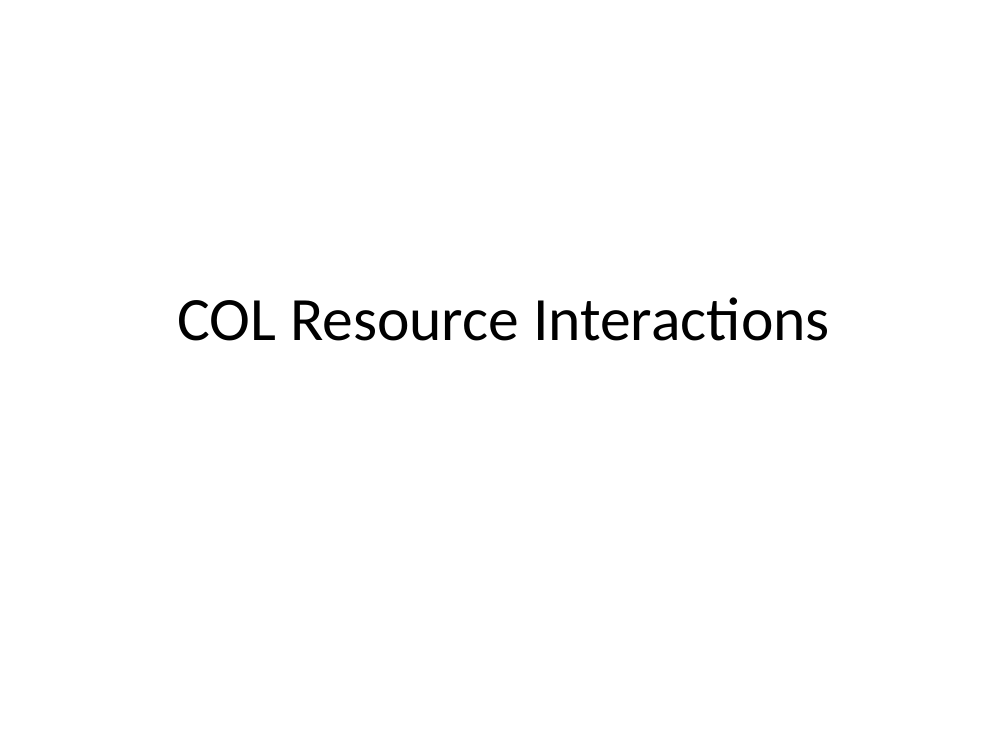
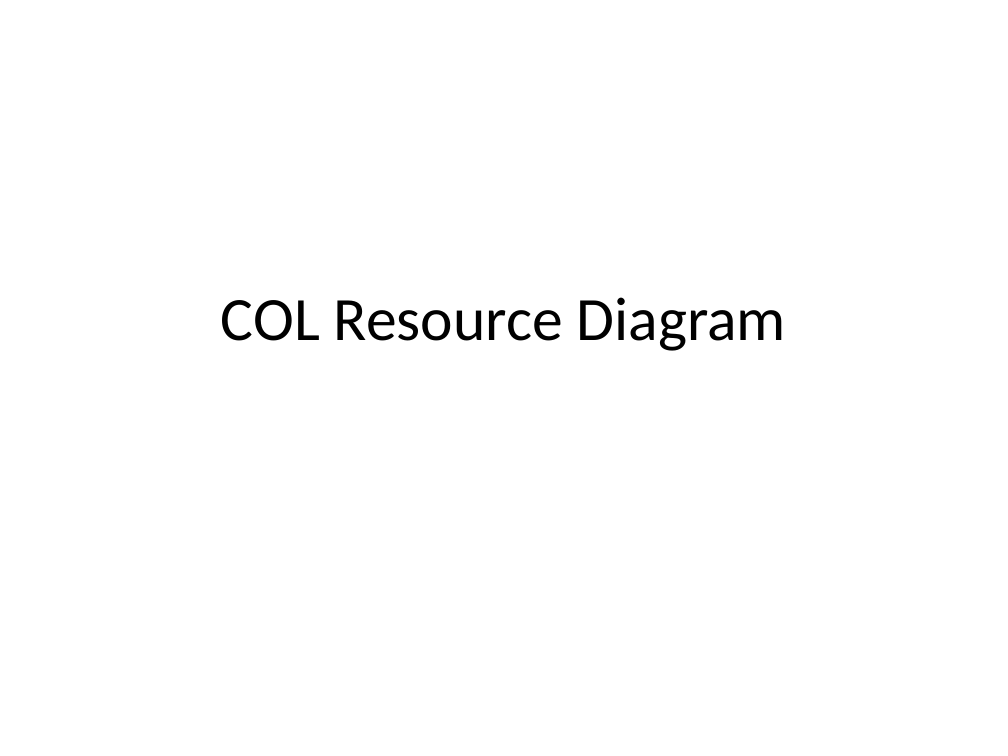
Before and after one commit to HL7/davinci-deqm, a slide deck: slide 1 of source/pages/assets/images/source/DEQM Resource Diagram - COL.pptx. Drawn at 1008x756 pixels with LibreOffice and Linux fonts; fonts in the diff are those of the drawing. Boxes give left, top, right and bottom in pixels: in the first picture for what was removed or moved away, otherwise in the second. Text is boxed around its words. In the diff, an @@ line names an element or a change of style, - is before the commit and + after.

```diff
--- a/source/pages/assets/images/source/DEQM Resource Diagram - COL.pptx
+++ b/source/pages/assets/images/source/DEQM Resource Diagram - COL.pptx
@@ title at box(221, 297, 786, 351): text changed @@
-COL Resource Interactions
+COL Resource Diagram
```
Also in this commit, not shown: 4 other slides changed, 6 slides added, 21 other files.
